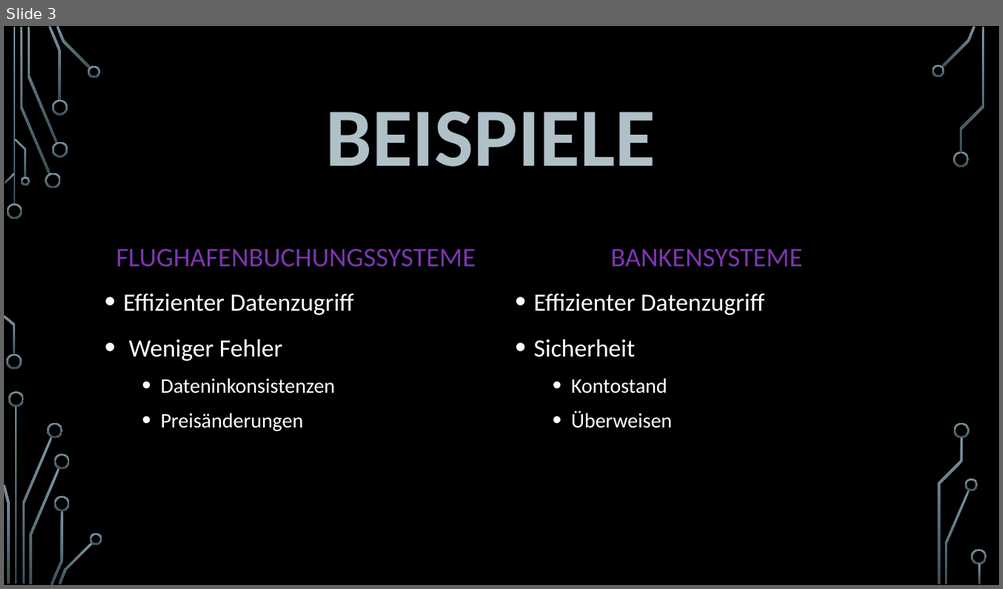
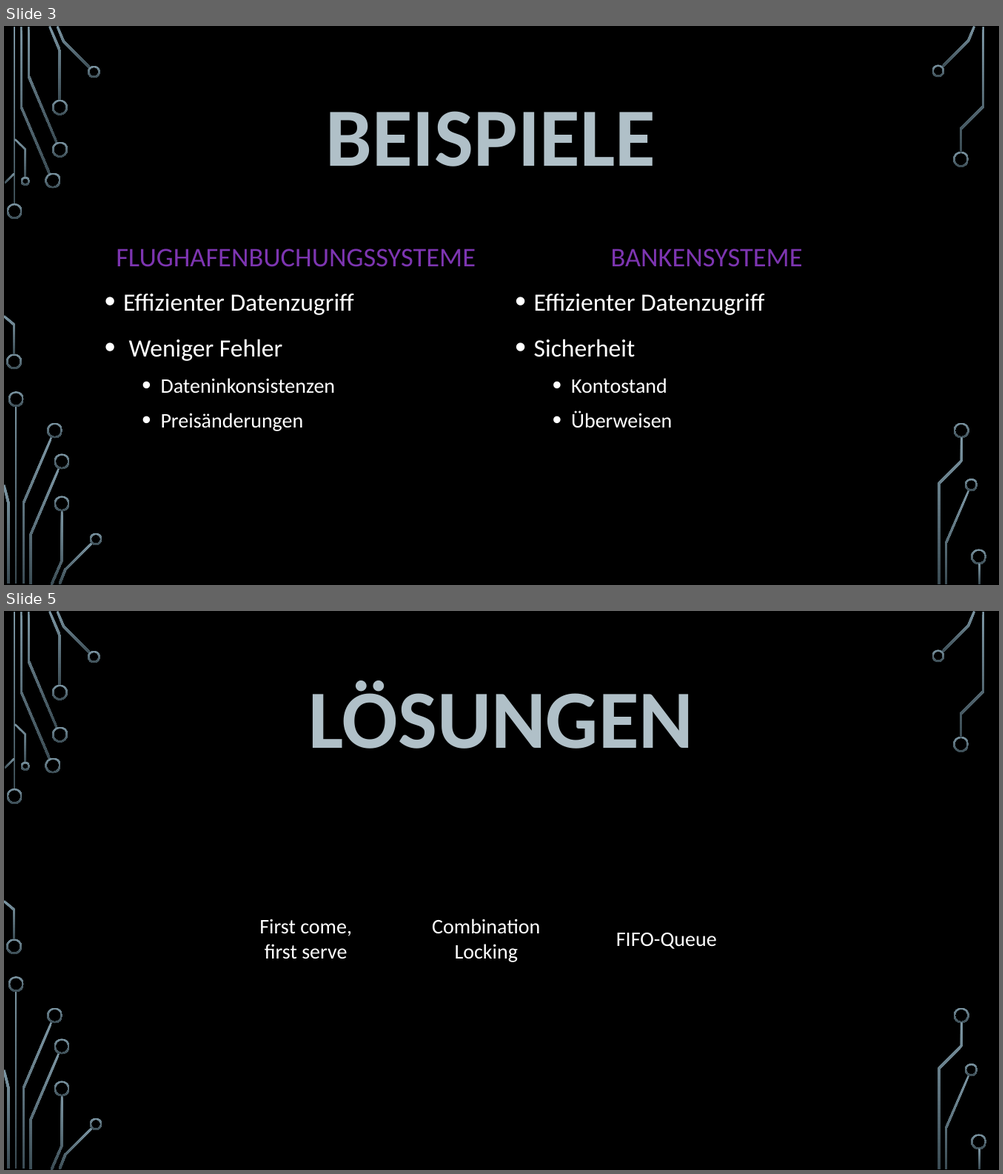
Before and after one commit to lGruenzweilHTL/HTL-Leonding-Year2, a slide deck: CABS/ReadersWriters/ReadersWriters.pptx. Shown one above the other, each under a label of ours: slide 3 before the commit, slides 3 and 5 after it; the slides between them are not shown. The pictures are 1003x589 and 1003x1174 pixels, drawn with LibreOffice and Linux fonts; fonts in the diff are those of the drawing; background and template pictures are left out. Boxes give left, top, right and bottom in pixels: in the first picture for what was removed or moved away, otherwise in the second. Text is boxed around its words. In the diff, an @@ line names an element or a change of style, - is before the commit and + after.

```diff
--- a/CABS/ReadersWriters/ReadersWriters.pptx
+++ b/CABS/ReadersWriters/ReadersWriters.pptx
@@ slide 5 added at [4, 611, 999, 1170], background picture (left out); not listed: 36 template elements that a slide beside it also shows @@
@@ title added at [308, 681, 693, 749], 80 pt, text #B0C0C8, bold @@
+LÖSUNGEN
@@ text added at [259, 919, 352, 960], 20 pt, text #FFFFFF @@
+First come, first serve
@@ text added at [432, 919, 540, 963], 20 pt, text #FFFFFF @@
+Combination Locking
@@ text added at [616, 932, 717, 949], 20 pt, text #FFFFFF @@
+FIFO-Queue
```
Also in this commit, not shown: 2 slides changed, 3 other slides added, 1 slide removed.
